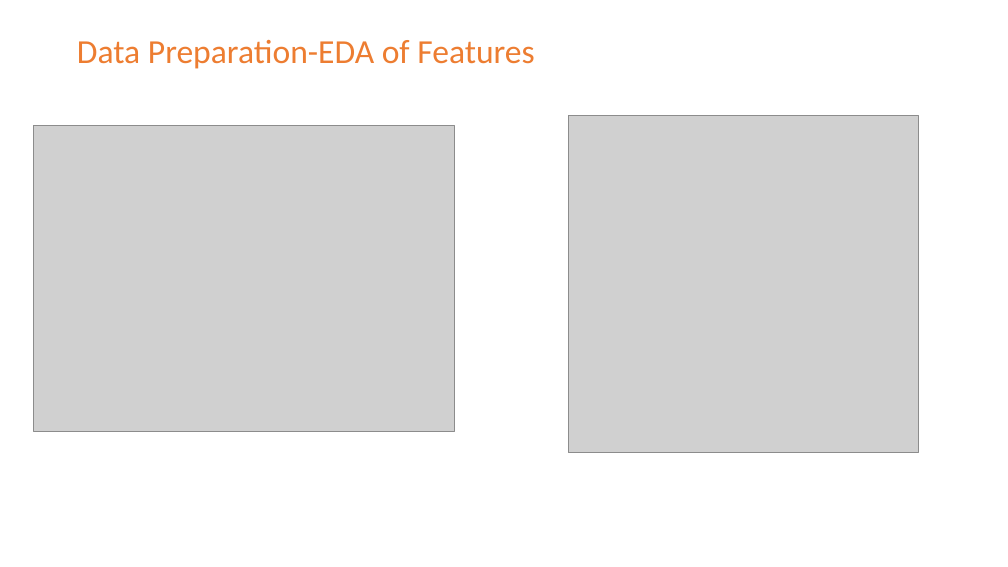
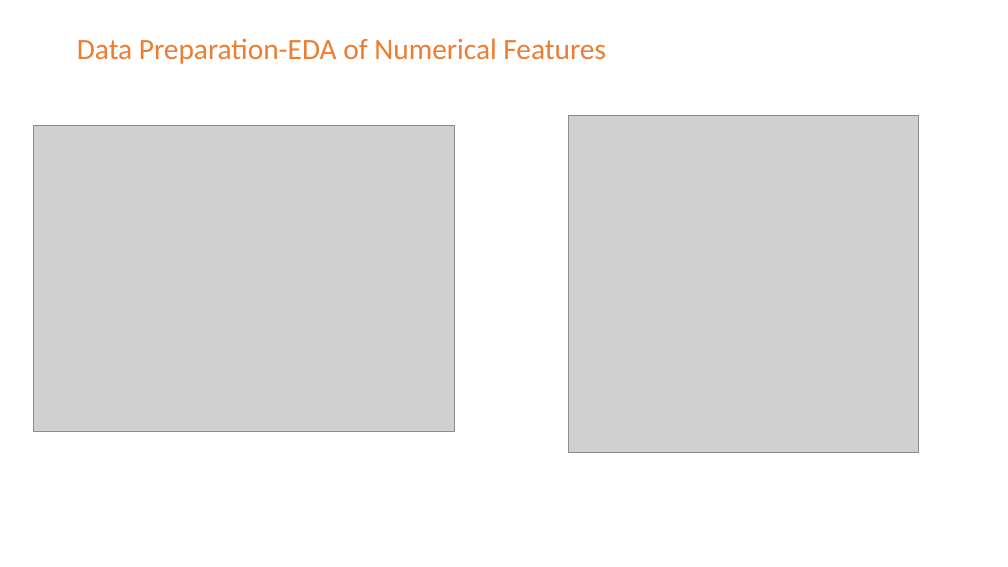
Before and after one commit to singhanuj695/Data-glacier-Group-Project, a slide deck: slide 14 of Week-11/CampaignCatalysts_EDA.pptx. Drawn at 1008x567 pixels with LibreOffice and Linux fonts; fonts in the diff are those of the drawing; grey boxes stand for pictures. Boxes give left, top, right and bottom in pixels: in the first picture for what was removed or moved away, otherwise in the second. Text is boxed around its words. In the diff, an @@ line names an element or a change of style, - is before the commit and + after.

```diff
--- a/Week-11/CampaignCatalysts_EDA.pptx
+++ b/Week-11/CampaignCatalysts_EDA.pptx
@@ text at [77,38,606,64]: text changed; size 32 to 28 pt @@
-Data Preparation-EDA of Features
+Data Preparation-EDA of Numerical Features
```
Also in this commit, not shown: 6 other slides changed, 2 slides added.
